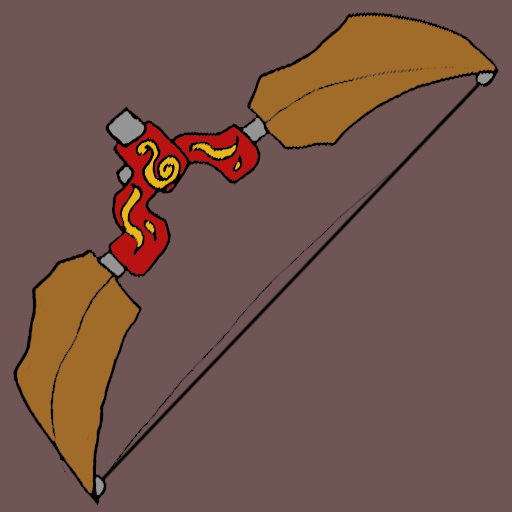
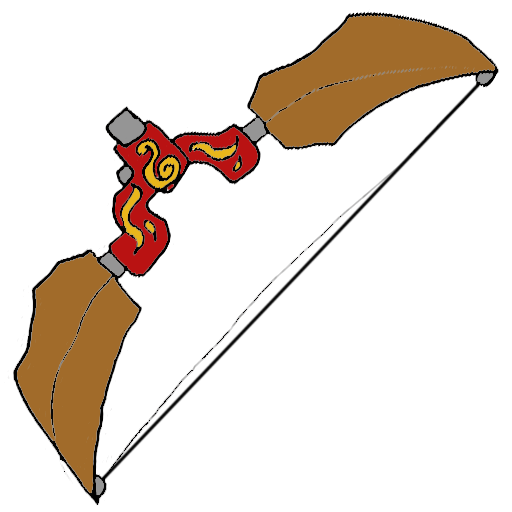
Layer changes from the first w=512, h=512 image to the second:
hid "Layer 2" over box(0, 0, 512, 512)
hid "Background" over box(0, 0, 512, 512)
